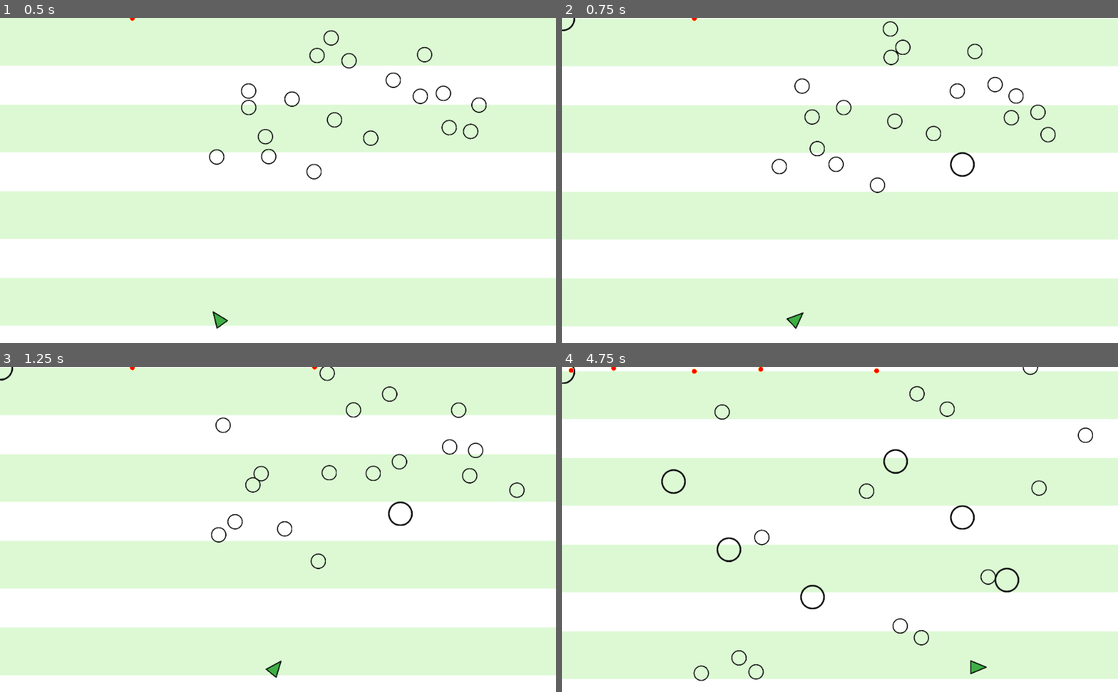
Above: before the commit, frames 1-4 (two rows, left to right).
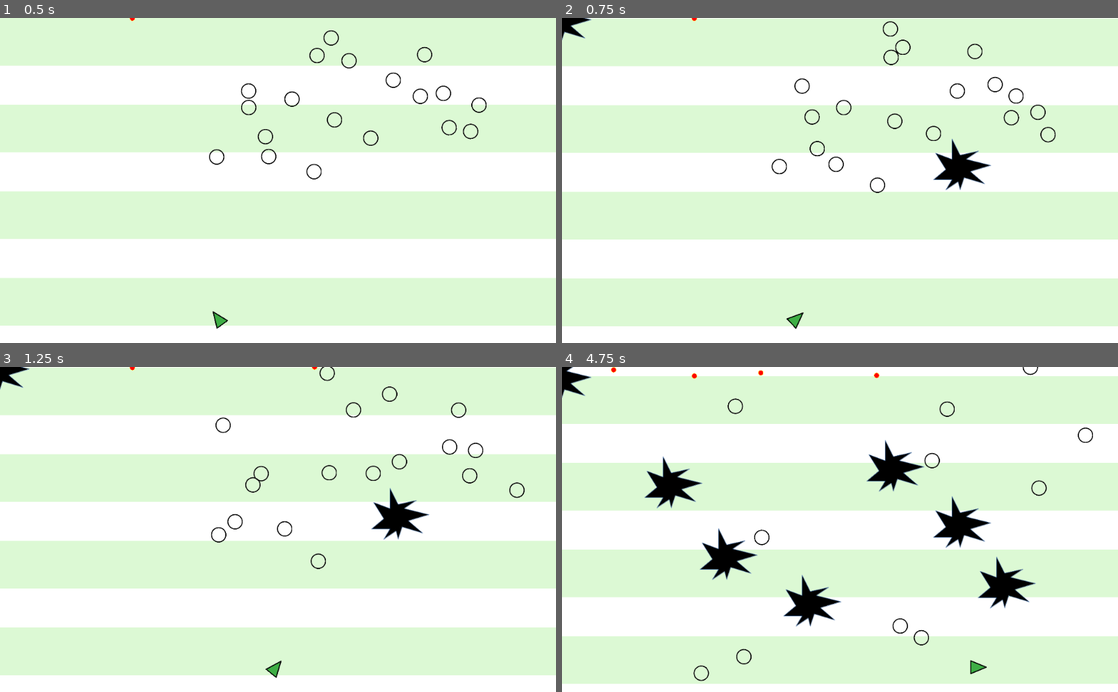
Above: after the commit, the same moments.

Repository: danieljohnson2/Shooty
Game: Godot game, scene res://Game.tscn
Two runs of this game, one before a commit and one after it. Both use one fixed random seed, a clock stepped at 60 frames per second and the inputs below.
Inputs (mouse positions are in pixels of both pictures, inside the frame that each line leads up to):
- Up to frame 1 (0.5 s): no input
- Up to frame 2 (0.75 s): tap Enter (ui_shoot) at 0.5, 0.6 s; move the mouse to (962, 164) at 0.52 s
- Up to frame 3 (1.25 s): no input
- Up to frame 4 (4.75 s): move the mouse to (728, 545) at 1.27 s; tap Enter (ui_shoot) every 0.75 s from 1.35 to 4.35 s; move the mouse to (895, 458) at 2.02 s; move the mouse to (812, 594) at 2.77 s; move the mouse to (1006, 578) at 3.52 s; move the mouse to (673, 480) at 4.27 s

Frame 1 is identical in both runs. In frame 2, 0.8% of the frame differs, in the area x 0-78%, y 0-53%; in frame 3, 0.8%; in frame 4, 16%, in the area x 0-100%, y 0-98%.

Commit message:
Rename Boom to Hole, give it holeier graphics and remove all physics so nothing bounces off of it anymore

Diff:
--- a/Background.gd
+++ b/Background.gd
@@ -1,8 +1,6 @@
 extends Sprite
 
 export var speed = 1
-
-onready var boomTemplate = preload("res://Boom.tscn")
 
 func _process(delta):
 	# These things are 'part of the paper' and move downwards with it
@@ -19,8 +17,3 @@
 	for n in on_paper:
 		if n.position.y > 620:
 			n.queue_free()
-
-			# Add an explosion effect
-			var boom = boomTemplate.instance()
-			boom.position = n.position
-			self.get_parent().add_child(boom)
--- a/Boom.tscn
+++ /dev/null
@@ -1,21 +0,0 @@
-[gd_scene load_steps=3 format=2]
-
-[ext_resource path="res://Boom.gd" type="Script" id=1]
-[ext_resource path="res://Enemy.png" type="Texture" id=2]
-
-[node name="Boom" type="RigidBody2D" groups=[
-"On Paper",
-]]
-scale = Vector2( 0.1, 0.1 )
-mode = 3
-contacts_reported = 1
-contact_monitor = true
-script = ExtResource( 1 )
-
-[node name="Sprite" type="Sprite" parent="."]
-scale = Vector2( 8, 8 )
-texture = ExtResource( 2 )
-
-[node name="CollisionPolygon2D" type="CollisionPolygon2D" parent="."]
-polygon = PoolVector2Array( -205.94, -7.36801, -132.073, -158.796, 5.31982, -201.639, 147.884, -155.102, 212.148, 5.92808, 130.155, 167.697, -0.589523, 212.756, -160.881, 130.025 )
-[connection signal="body_entered" from="." to="." method="_on_Boom_body_entered"]
--- a/Bullet.gd
+++ b/Bullet.gd
@@ -3,6 +3,7 @@
 export var duration = 1.5
 
 var movement = Vector2(0, 0)
+var holeTemplate = preload("res://Hole.tscn")
 
 func shoot_at(global_target, shooter, offset, speed):
 	# Adds this bullet to the scene with rotation, position and speed
@@ -24,7 +25,6 @@
 	self.queue_free()
 
 	# but show an explosion
-	var boomTemplate = preload("res://Boom.tscn")
-	var boom = boomTemplate.instance()
-	boom.position = self.position
-	self.get_parent().add_child(boom)
+	var hole = holeTemplate.instance()
+	hole.position = self.position
+	self.get_parent().add_child(hole)
--- a/Bullet.tscn
+++ b/Bullet.tscn
@@ -1,56 +1,37 @@
-[gd_scene load_steps=4 format=2]
+[gd_scene load_steps=5 format=2]
 
 [ext_resource path="res://Bullet.gd" type="Script" id=1]
 [ext_resource path="res://Bullet.png" type="Texture" id=2]
 [ext_resource path="res://Boom.png" type="Texture" id=3]
 
+[sub_resource type="PhysicsMaterial" id=1]
+friction = 0.0
+
 [node name="Bullet" type="RigidBody2D" groups=[
+"Bullet",
 "On Paper",
-"Bullet",
 ]]
-
-input_pickable = false
-collision_layer = 1
 collision_mask = 0
 mode = 3
 mass = 0.01
-friction = 0.0
-bounce = 0.0
+physics_material_override = SubResource( 1 )
 gravity_scale = 0.0
-custom_integrator = false
-continuous_cd = 0
 contacts_reported = 1
 contact_monitor = true
-sleeping = false
-can_sleep = true
-linear_velocity = Vector2( 0, 0 )
-linear_damp = -1.0
-angular_velocity = 0.0
 angular_damp = 1.0
 script = ExtResource( 1 )
-_sections_unfolded = [ "Angular", "Applied Forces", "Collision" ]
-duration = 1.5
 
-[node name="Sprite" type="Sprite" parent="." index="0"]
-
+[node name="Sprite" type="Sprite" parent="."]
 scale = Vector2( 0.25, 0.25 )
 texture = ExtResource( 2 )
-_sections_unfolded = [ "Transform" ]
 
-[node name="CollisionPolygon2D" type="CollisionPolygon2D" parent="." index="1"]
-
-build_mode = 0
+[node name="CollisionPolygon2D" type="CollisionPolygon2D" parent="."]
 polygon = PoolVector2Array( -1.14563, 4.08378, -1.06541, -4.26165, 1.16272, -4.14933, 1.00883, 4.08378 )
 
-[node name="Boom" type="Node2D" parent="." index="2"]
-
+[node name="Boom" type="Node2D" parent="."]
 visible = false
 scale = Vector2( 0.1, 0.1 )
-_sections_unfolded = [ "Transform", "Visibility" ]
 
-[node name="Sprite" type="Sprite" parent="Boom" index="0"]
-
+[node name="Sprite" type="Sprite" parent="Boom"]
 texture = ExtResource( 3 )
-_sections_unfolded = [ "Transform", "Visibility" ]
-
 [connection signal="body_entered" from="." to="." method="_on_Bullet_body_entered"]
--- a/Enemy.gd
+++ b/Enemy.gd
@@ -2,9 +2,3 @@
 
 func _ready():
 	self.linear_velocity = Vector2(rand_range(-100, 100),rand_range(-100, 100))
-
-func _process(delta):
-	pass
-
-func _on_Enemy_body_entered(body):
-	pass
--- a/Enemy.tscn
+++ b/Enemy.tscn
@@ -3,20 +3,18 @@
 [ext_resource path="res://Enemy.gd" type="Script" id=1]
 [ext_resource path="res://Enemy.png" type="Texture" id=2]
 
-[sub_resource type="PhysicsMaterial" id=2]
+[sub_resource type="PhysicsMaterial" id=1]
 friction = 0.0
 bounce = 1.0
 
-[sub_resource type="CircleShape2D" id=1]
+[sub_resource type="CircleShape2D" id=2]
 
 [node name="Enemy" type="RigidBody2D" groups=[
+"Destroyable",
 "Enemy",
-"Destroyable",
 ]]
-physics_material_override = SubResource( 2 )
+physics_material_override = SubResource( 1 )
 gravity_scale = 0.0
-contacts_reported = 1
-contact_monitor = true
 linear_damp = 0.0
 angular_damp = 0.0
 script = ExtResource( 1 )
--- a/Boom.gd
+++ b/Hole.gd
@@ -1,6 +1,6 @@
-extends RigidBody2D
+extends Area2D
 
-func _on_Boom_body_entered(body):
+func _on_Hole_body_entered(body):
 	if body.is_in_group("Player"):
 		body.queue_free()
 
--- /dev/null
+++ b/Hole.tscn
@@ -0,0 +1,19 @@
+[gd_scene load_steps=3 format=2]
+
+[ext_resource path="res://Hole.gd" type="Script" id=1]
+[ext_resource path="res://Hole.png" type="Texture" id=2]
+
+[node name="Hole" type="Area2D" groups=[
+"On Paper",
+]]
+scale = Vector2( 0.1, 0.1 )
+script = ExtResource( 1 )
+
+[node name="Sprite" type="Sprite" parent="."]
+scale = Vector2( 8, 8 )
+texture = ExtResource( 2 )
+
+[node name="CollisionPolygon2D" type="CollisionPolygon2D" parent="."]
+scale = Vector2( 1, 1 )
+polygon = PoolVector2Array( -194.603, -98.0484, -187.792, -465.855, -20.9167, -166.161, 302.617, -247.896, 84.6574, -94.6428, 517.171, 17.7425, 173.203, 136.939, 415.002, 361.71, 40.3844, 252.73, -34.5392, 463.878, -82.2179, 324.248, -303.583, 474.095, -191.197, 293.597, -518.137, 286.786, -300.177, 89.2605, -494.297, -207.028 )
+[connection signal="body_entered" from="." to="." method="_on_Hole_body_entered"]
--- a/Player.gd
+++ b/Player.gd
@@ -3,7 +3,7 @@
 export var speed = 200
 
 
-onready var boomTemplate = preload("res://Boom.tscn")
+onready var holeTemplate = preload("res://Hole.tscn")
 
 func _process(delta):
 	var rot = self.rotation + self.get_angle_to(get_global_mouse_position()) + PI/2
@@ -13,9 +13,9 @@
 	self.position.x +=  (self.rotation) * delta * 200
 
 	if Input.is_action_just_pressed("ui_shoot"):
-		var boom = boomTemplate.instance()
-		boom.global_position = get_global_mouse_position()
-		self.get_parent().add_child(boom)
+		var hole = holeTemplate.instance()
+		hole.global_position = get_global_mouse_position()
+		self.get_parent().add_child(hole)
 
 func _on_Player_body_entered(body):
 	if body.is_in_group("Enemy"):
Not shown: 1 places in Enemy.tscn that only renumber resources
Binary file added: Hole.png
Not shown, added: Hole.png.import
